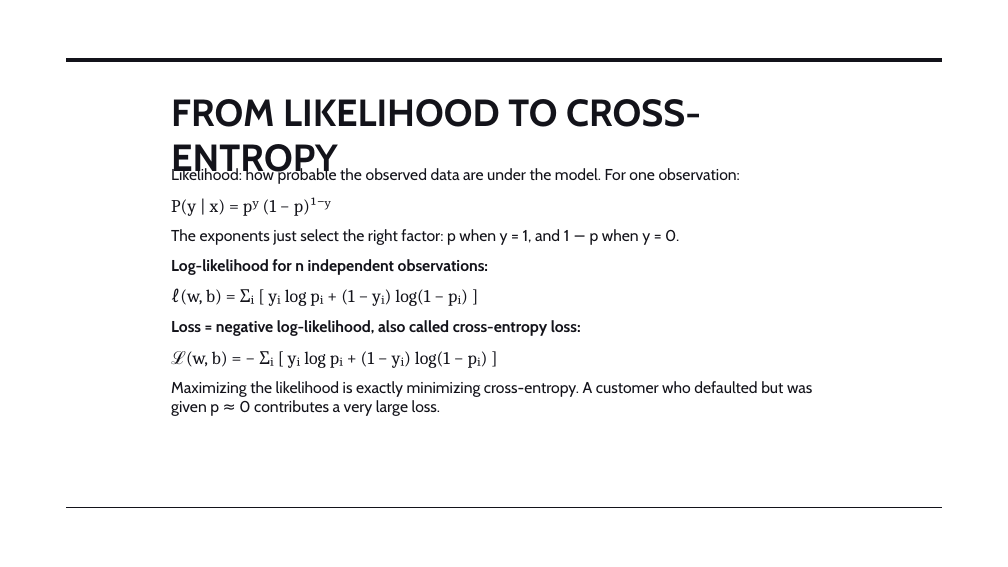
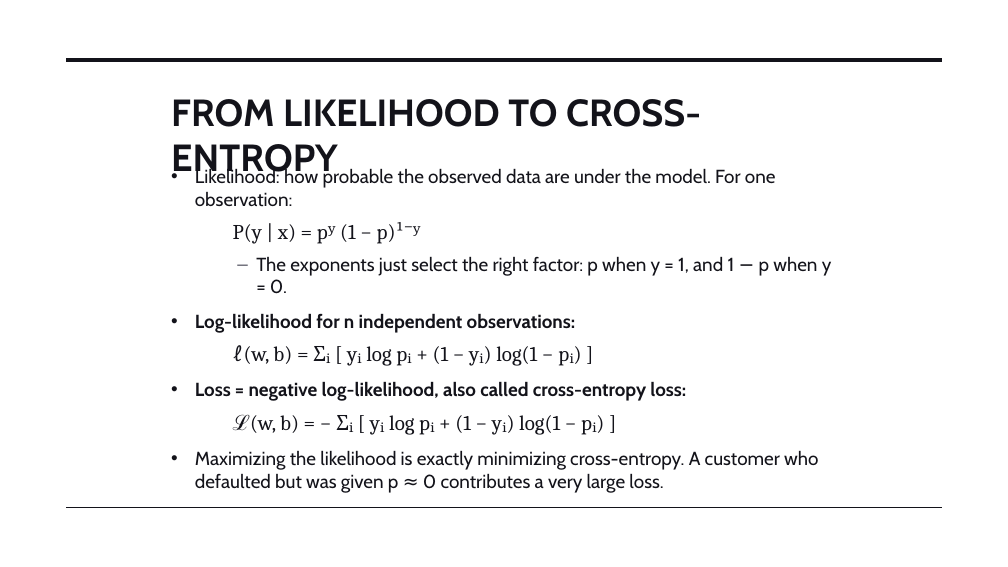
Before and after one commit to STAT-486-Fall-2026/course-content, a slide deck: slide 11 of slides/09-logistic-regression.pptx. Drawn at 1008x567 pixels with LibreOffice and Linux fonts; fonts in the diff are those of the drawing. Boxes give left, top, right and bottom in pixels: in the first picture for what was removed or moved away, otherwise in the second. Text is boxed around its words. In the diff, an @@ line names an element or a change of style, - is before the commit and + after.

```diff
--- a/slides/09-logistic-regression.pptx
+++ b/slides/09-logistic-regression.pptx
@@ text "Likelihood: how probable the observed ..." at (195, 168, 832, 493): size 15 to 18 pt in "Likelihood: how probable the observed data are ...", "The exponents just select the right factor: ...", "Log-likelihood for n independent observations:", "Loss = negative log-likelihood, also called cross-entropy ..." and 1 more places; size 17 to 20 pt in "P(y | x) = pʸ (1 − ...", "ℓ(w, b) = Σᵢ [ yᵢ log ...", "ℒ(w, b) = − Σᵢ [ yᵢ ..."; bullet none to •; less space between paragraphs; indent changed; bullet none to – @@
```
Also in this commit, not shown: 7 other slides changed, 1 slide added, 1 slide removed, 1 other file.
